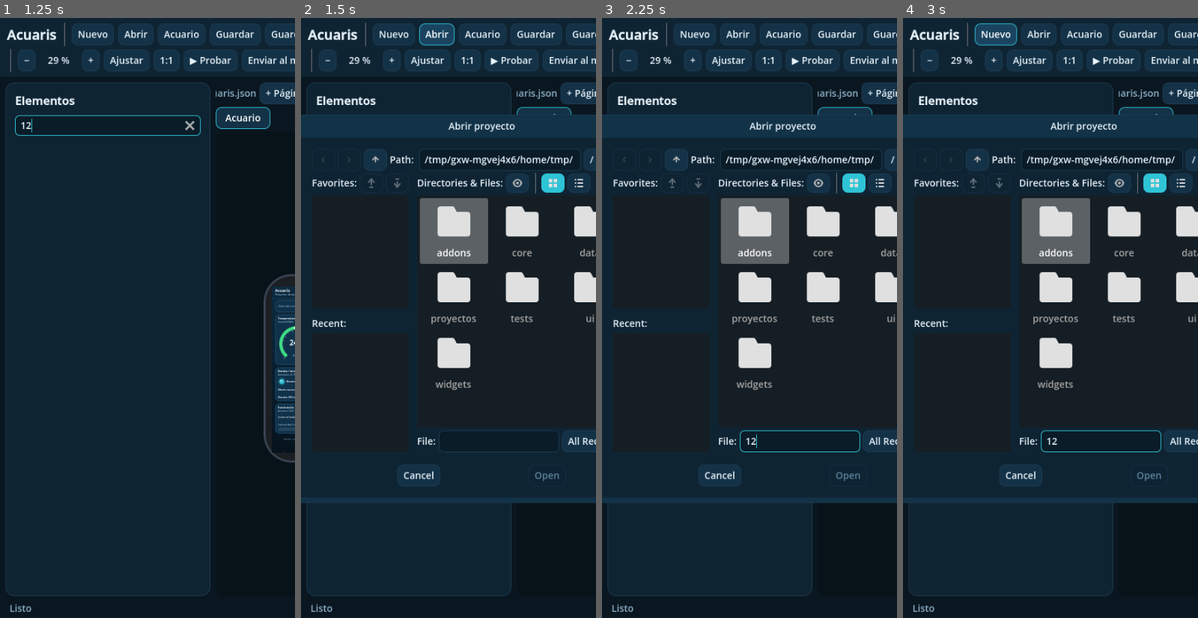
Above: before the commit, frames 1-4 (left to right).
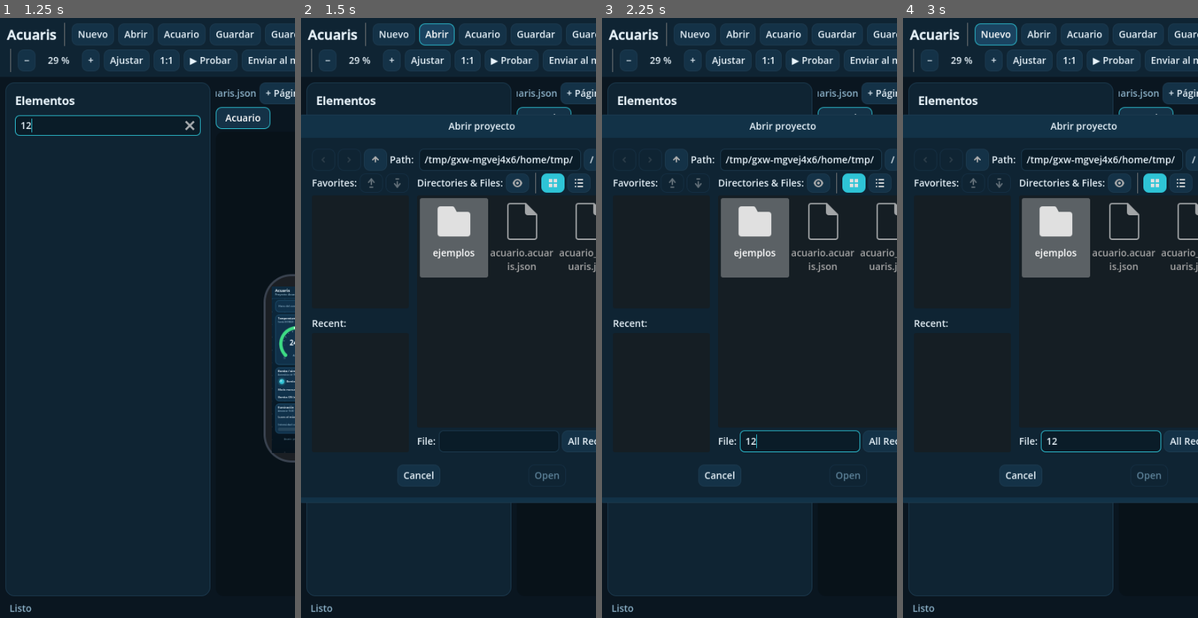
Above: after the commit, the same moments.

Repository: cronos880-lang/Virtuino_acuario
Game: Godot game, scene res://ui/inicio.tscn
Two runs of this game, one before a commit and one after it. Both use one fixed random seed, a clock stepped at 60 frames per second and the inputs below.
Inputs (mouse positions are in pixels of both pictures, inside the frame that each line leads up to):
- Up to frame 1 (1.25 s): click (109, 126) at 0.52 s; type "12" at 0.6 s
- Up to frame 2 (1.5 s): click "Abrir" at 1.25 s
- Up to frame 3 (2.25 s): click (799, 444) at 2.02 s; type "12" at 2.1 s
- Up to frame 4 (3 s): click "Nuevo" at 2.75 s

Frame 1 is identical in both runs. In frame 2, 4.2% of the frame differs, in the area x 40-100%, y 30-62%; in frame 3, 4.2%; in frame 4, 4.2%.

Commit message:
V0.5.2: la página se ajusta a la pantalla sin deslizar; «Abrir» empieza en la carpeta del proyecto
Co-Authored-By: Claude Opus 5.5 <noreply@anthropic.com>
Claude-Session: https://claude.ai/code/session_01VibFWukNYAk8MdVgtqyKg9

Diff:
--- a/acuaris/project.godot
+++ b/acuaris/project.godot
@@ -6,7 +6,7 @@
 
 config/name="Acuaris"
 config/description="Paneles de control Bluetooth para Arduino (protocolo VirtuinoCM)"
-config/version="0.5.1"
+config/version="0.5.2"
 run/main_scene="res://ui/inicio.tscn"
 config/features=PackedStringArray("4.7", "GL Compatibility")
 config/icon="res://icon.svg"
--- a/acuaris/ui/editor/editor.gd
+++ b/acuaris/ui/editor/editor.gd
@@ -449,6 +449,10 @@
 	_con_confirmacion(func():
 		dialogo_archivo.file_mode = FileDialog.FILE_MODE_OPEN_FILE
 		dialogo_archivo.title = "Abrir proyecto"
+		# Empieza en la carpeta del proyecto abierto (al arrancar, los proyectos que trae el programa)
+		var carpeta := ProjectSettings.globalize_path(modelo.ruta).get_base_dir() if modelo.ruta != "" else ProjectSettings.globalize_path("res://proyectos")
+		if DirAccess.dir_exists_absolute(carpeta):
+			dialogo_archivo.current_dir = carpeta
 		_conectar_archivo(func(ruta):
 			var e := modelo.abrir(ruta)
 			if e.is_empty():
--- a/acuaris/ui/principal.gd
+++ b/acuaris/ui/principal.gd
@@ -122,11 +122,25 @@
 	scroll.size = Vector2(tam.x, tam.y - scroll.position.y)
 	add_child(scroll)
 	vista = VistaPagina.new()
-	scroll.add_child(vista)
+	# La página se reduce lo justo para caber entera en la pantalla (sin tener que deslizar),
+	# centrada en horizontal. La barra y las pestañas conservan su tamaño.
+	var marco := Control.new()
+	scroll.add_child(marco)
+	marco.add_child(vista)
 	vista.escritura_solicitada.connect(comunicador.escribir)
 	if not proyecto.paginas().is_empty():
 		_pagina = clampi(_pagina, 0, proyecto.paginas().size() - 1)
-		vista.construir(proyecto.paginas()[_pagina], s, proyecto.ancho_dp(), proyecto.alto_dp())
+		var pag: Dictionary = proyecto.paginas()[_pagina]
+		var alto_dp := 0.0
+		for d in pag.get("widgets", []):
+			alto_dp = maxf(alto_dp, float(d.get("y", 0)) + float(d.get("h", 0)))
+		alto_dp += 16.0
+		var s_pag := s
+		if alto_dp * s > scroll.size.y and alto_dp > 0.0:
+			s_pag = maxf(scroll.size.y / alto_dp, s * 0.6)   # como mucho al 60 %; si aún no cabe, se desliza
+		vista.construir(pag, s_pag, proyecto.ancho_dp(), proyecto.alto_dp())
+		vista.position.x = maxf(0.0, (tam.x - proyecto.ancho_dp() * s_pag) * 0.5)
+		marco.custom_minimum_size = Vector2(tam.x, vista.size.y)
 	for p in comunicador.valores:
 		vista.recibir(p, comunicador.valores[p])
 	_actualizar_estado()
Not shown, changed: INICIAR_WINDOWS.bat
